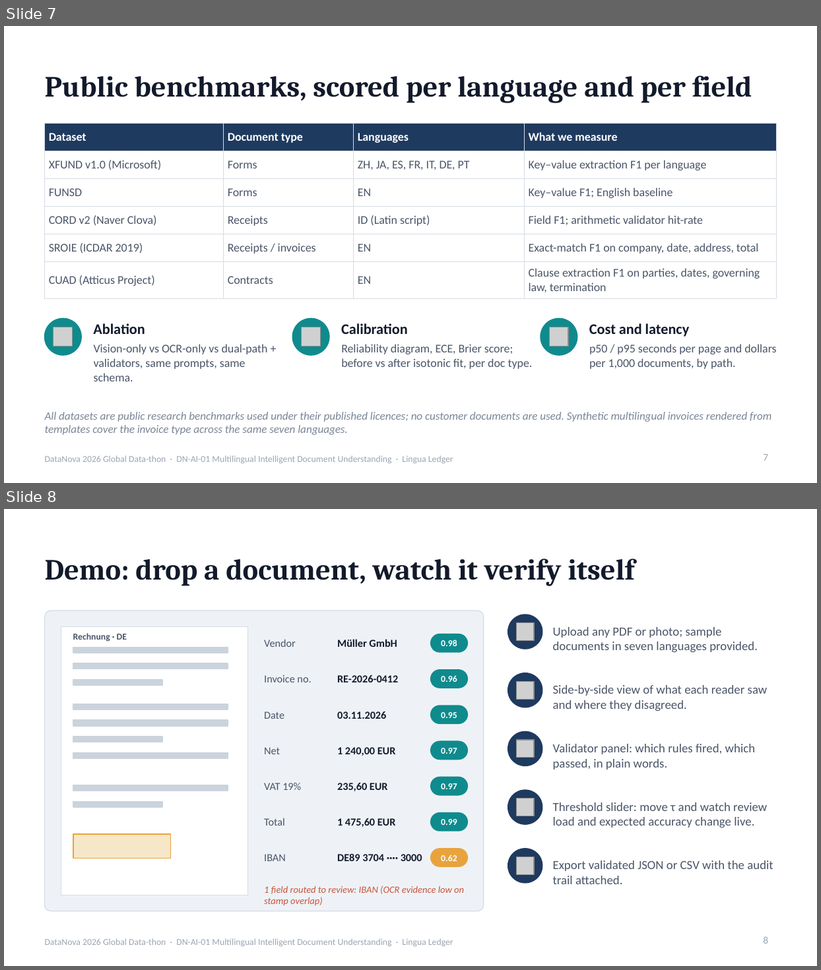
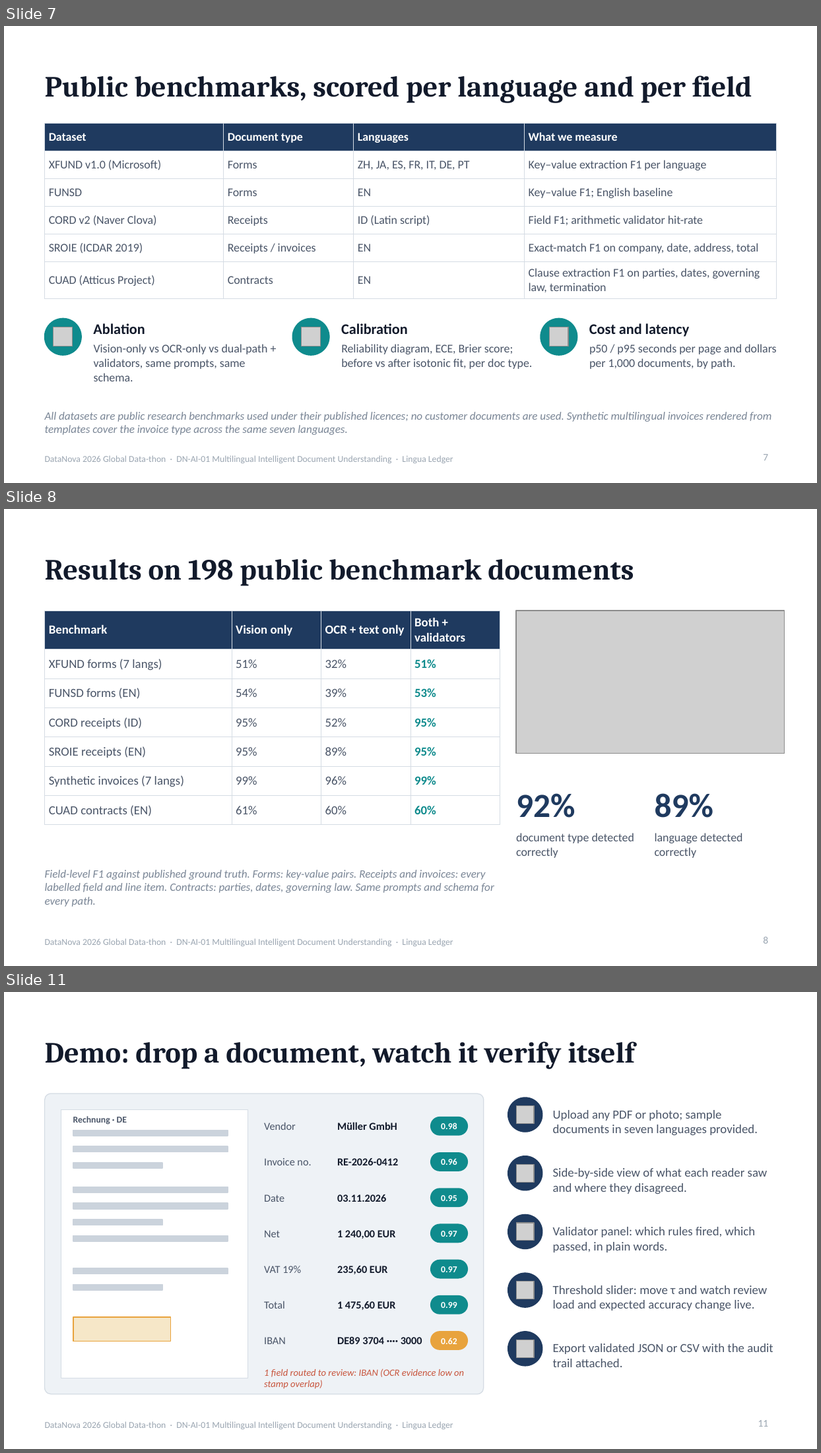
Before and after one commit to rishavnaskar/lingua-ledger, a slide deck: deck/LinguaLedger-DataNova2026-Round1.pptx. Shown one above the other, each under a label of ours: slides 7 and 8 before the commit, slides 7, 8 and 11 after it; the slides between them are not shown. The pictures are 821x970 and 821x1453 pixels, drawn with LibreOffice and Linux fonts; fonts in the diff are those of the drawing; grey boxes stand for pictures. Boxes give left, top, right and bottom in pixels: in the first picture for what was removed or moved away, otherwise in the second. Text is boxed around its words. In the diff, an @@ line names an element or a change of style, - is before the commit and + after.

Commit message:
Two-fold cross-fitted calibration with a stable split, results deck, Devpost text

```diff
--- a/deck/LinguaLedger-DataNova2026-Round1.pptx
+++ b/deck/LinguaLedger-DataNova2026-Round1.pptx
@@ slide 8 added at <box>4,509,817,966</box>, background #FFFFFF; not listed: 1 template element that a slide beside it also shows @@
@@ title added at <box>45,559,634,586</box>, 26 pt, text #121A2B, bold @@
+Results on 198 public benchmark documents
@@ table added at <box>45,611,500,819</box>, 7 rows, 4 columns @@
+Benchmark | Vision only | OCR + text only | Both + validators
+XFUND forms (7 langs) | 51% | 32% | 51%
+FUNSD forms (EN) | 54% | 39% | 53%
+CORD receipts (ID) | 95% | 52% | 95%
+SROIE receipts (EN) | 95% | 89% | 95%
+Synthetic invoices (7 langs) | 99% | 96% | 99%
+CUAD contracts (EN) | 61% | 60% | 60%
@@ picture added at <box>516,611,785,754</box> @@
@@ text added at <box>516,793,575,818</box>, 30 pt, text #1F3A5F, bold @@
+92%
@@ text added at <box>655,793,714,818</box>, 30 pt, text #1F3A5F, bold @@
+89%
@@ text added at <box>516,833,634,858</box>, 10.5 pt, text #4A5568 @@
+document type detected correctly
@@ text added at <box>655,833,743,858</box>, 10.5 pt, text #4A5568 @@
+language detected correctly
@@ text added at <box>45,870,494,907</box>, 10 pt, text #7A8696, italic @@
+Field-level F1 against published ground truth. Forms: key-value pairs. Receipts and invoices: every labelled field and line item. Contracts: parties, dates, governing law. Same prompts and schema for every path.
@@ page number added at <box>763,937,768,944</box>, 9 pt, text #9AA5B1 @@
+8
@@ what was slide 8 is now slide 11 @@
@@ page number at <box>758,1420,769,1427</box>: text changed @@
-8
+11
```
Also in this commit, not shown: 3 slides changed, 2 other slides added, 10 other files.
